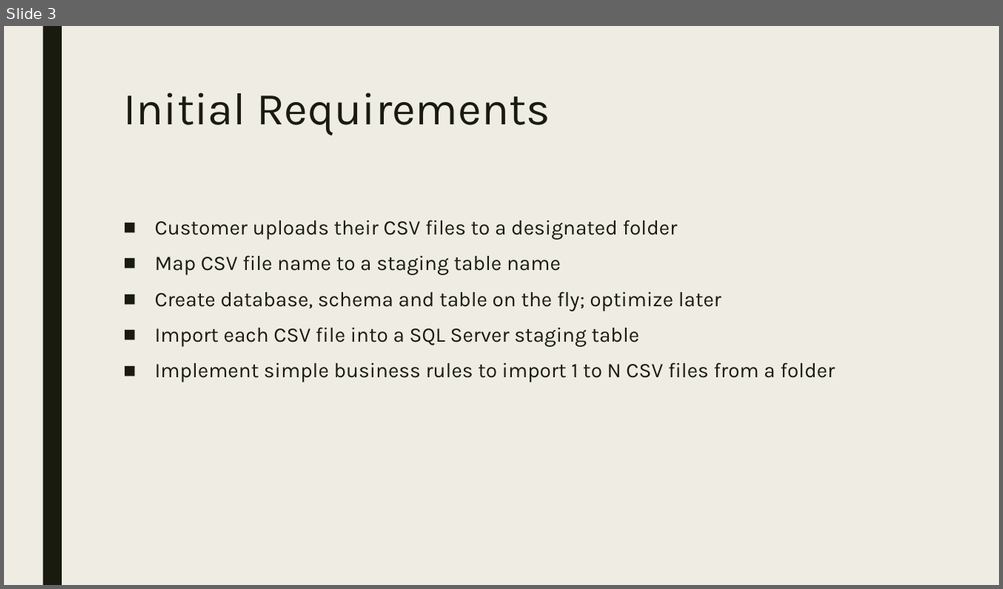
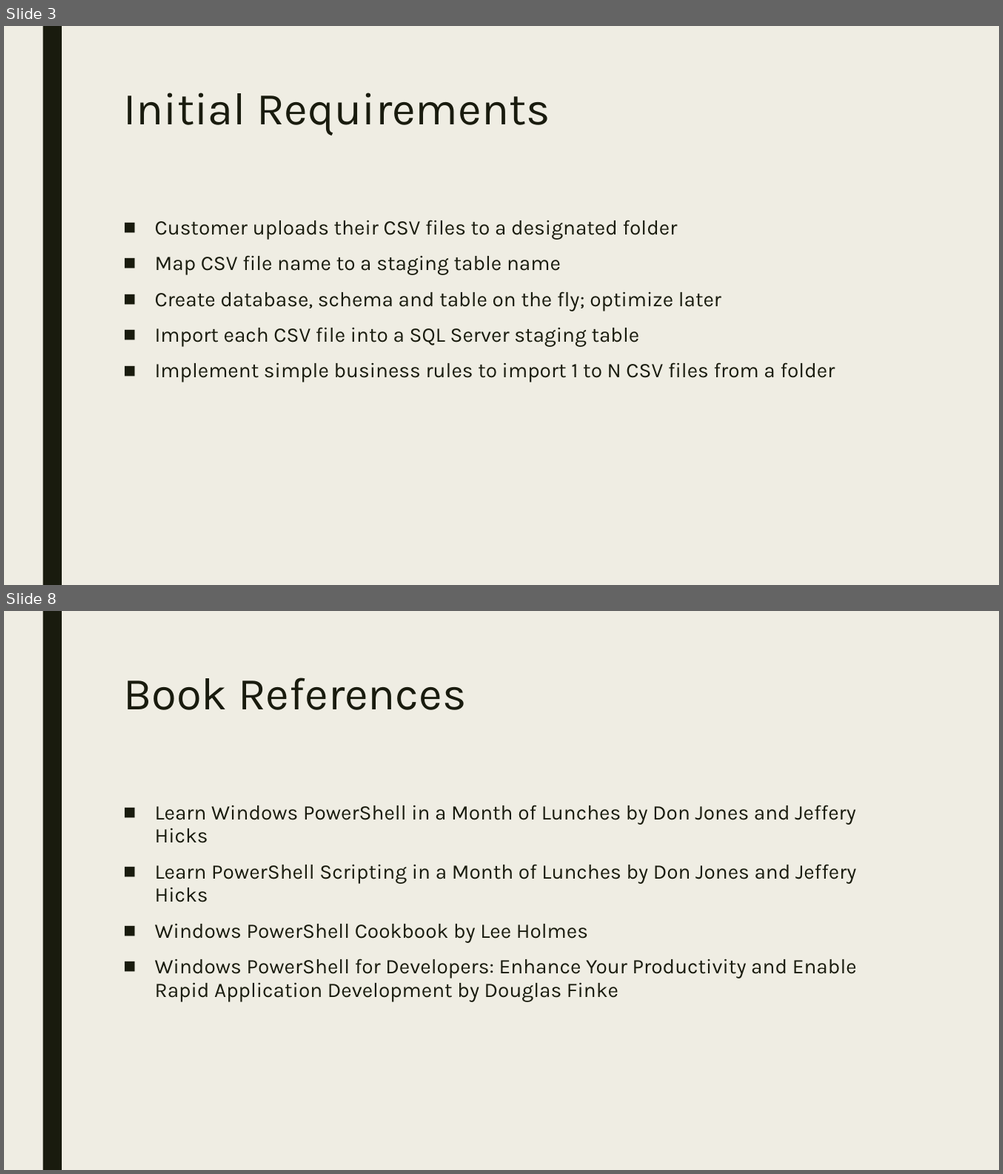
Before and after one commit to agent86ray/PowerShell-ETL-Framework, a slide deck: Powershell ETL framework.pptx. Shown one above the other, each under a label of ours: slide 3 before the commit, slides 3 and 8 after it; the slides between them are not shown. The pictures are 1003x589 and 1003x1174 pixels, drawn with LibreOffice and Linux fonts; fonts in the diff are those of the drawing. Boxes give left, top, right and bottom in pixels: in the first picture for what was removed or moved away, otherwise in the second. Text is boxed around its words. In the diff, an @@ line names an element or a change of style, - is before the commit and + after.

Commit message:
Add slides on Cmdlets and book references.

```diff
--- a/Powershell ETL framework.pptx
+++ b/Powershell ETL framework.pptx
@@ slide 8 added at bbox=[4, 611, 999, 1170], background #EFEDE3; not listed: 1 template element that a slide beside it also shows @@
@@ title added at bbox=[123, 678, 466, 710], 44 pt, text #191B0E @@
+Book References
@@ text added at bbox=[155, 805, 856, 1002], 20 pt, text #191B0E @@
+■ Learn Windows PowerShell in a Month of Lunches by Don Jones and Jeffery Hicks
+■ Learn PowerShell Scripting in a Month of Lunches by Don Jones and Jeffery Hicks
+■ Windows PowerShell Cookbook by Lee Holmes
+■ Windows PowerShell for Developers: Enhance Your Productivity and Enable Rapid Application Development by Douglas Finke
```
Also in this commit, not shown: 2 slides changed, 2 other slides added.
